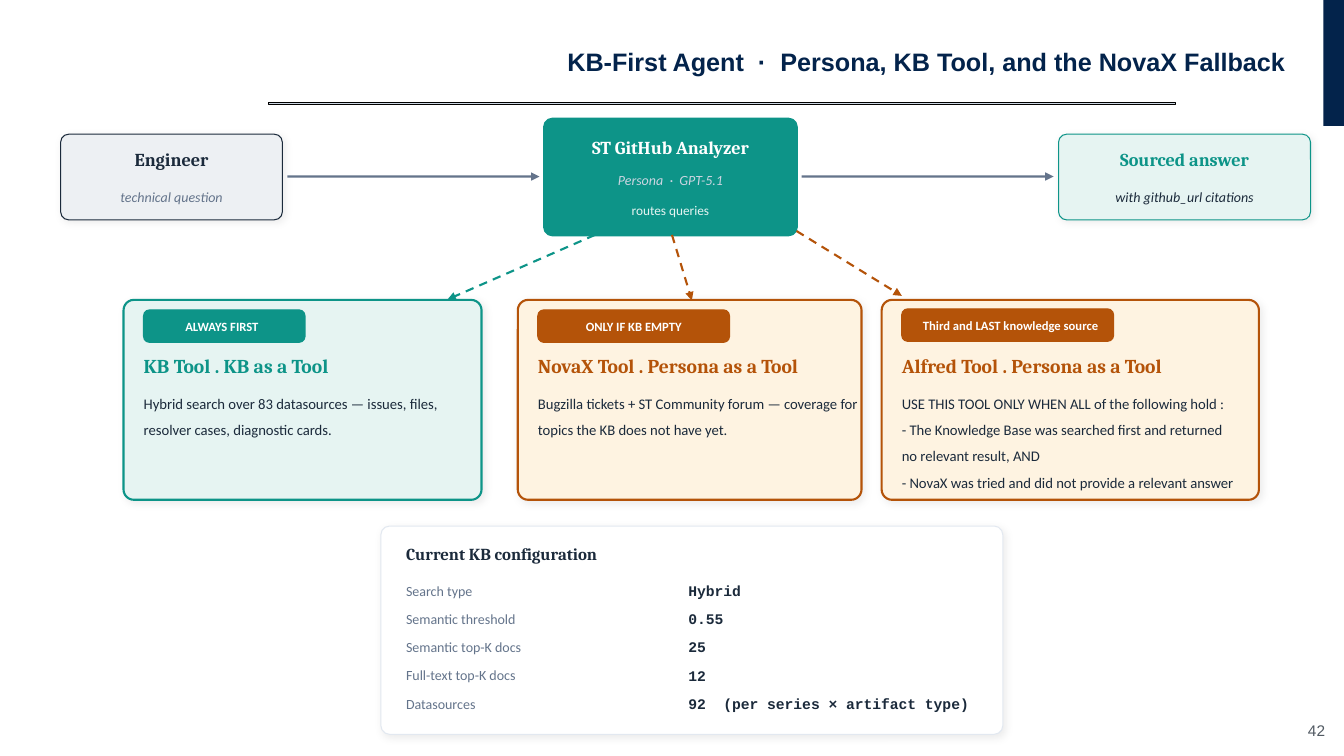
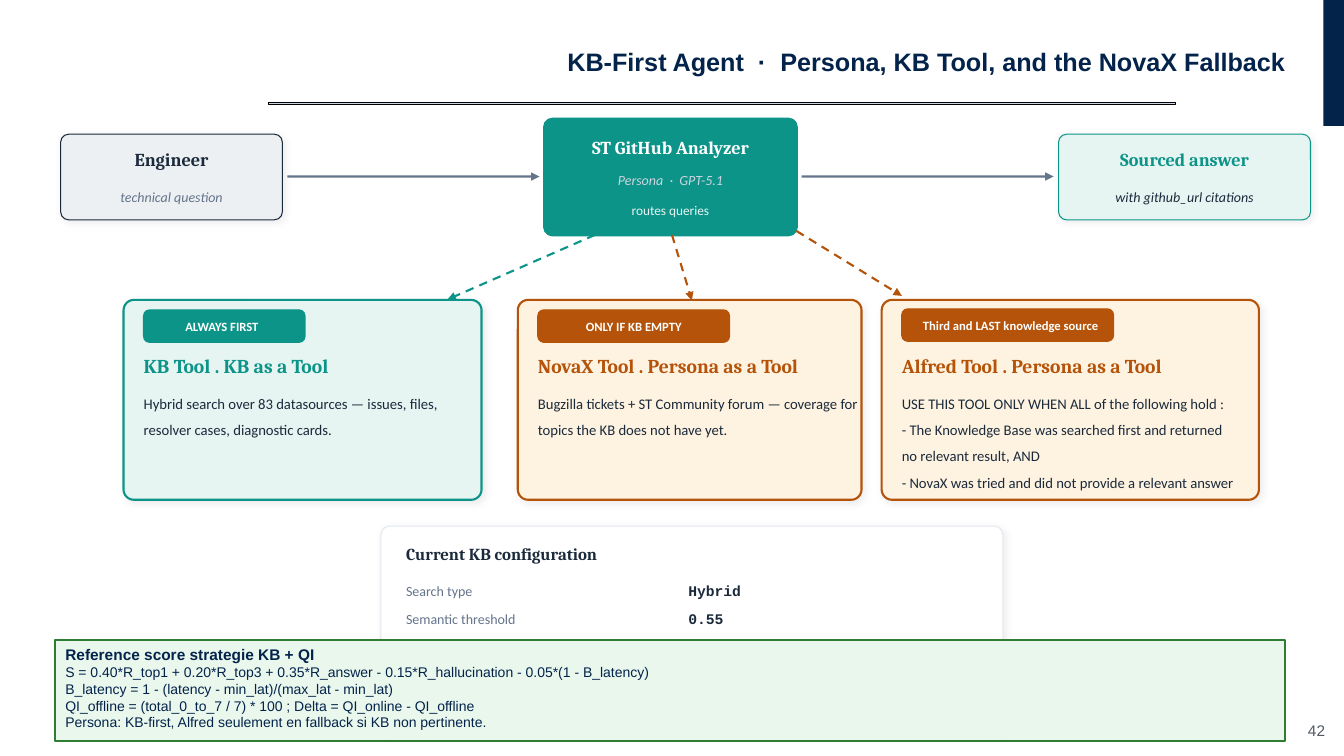
Before and after one commit to ALABSTM/stm32cube-gh-kb-pipeline, a slide deck: slide 42 of docs/STM32Cube_worshopF1.pptx. Drawn at 1344x756 pixels with LibreOffice and Linux fonts; fonts in the diff are those of the drawing; background and template pictures are left out. Boxes give left, top, right and bottom in pixels: in the first picture for what was removed or moved away, otherwise in the second. Text is boxed around its words. In the diff, an @@ line names an element or a change of style, - is before the commit and + after.

Commit message:
docs: update workshop F1 automation/evaluation slides

```diff
--- a/docs/STM32Cube_worshopF1.pptx
+++ b/docs/STM32Cube_worshopF1.pptx
@@ rectangle added at (x1=55, y1=640, x2=1286, y2=741), fill #EAF7EC, outline #2E7D32 1.5 pt, 10 pt, text #03234B @@
+Reference score strategie KB + QI
+S = 0.40*R_top1 + 0.20*R_top3 + 0.35*R_answer - 0.15*R_hallucination - 0.05*(1 - B_latency)
+B_latency = 1 - (latency - min_lat)/(max_lat - min_lat)
+QI_offline = (total_0_to_7 / 7) * 100 ; Delta = QI_online - QI_offline
+Persona: KB-first, Alfred seulement en fallback si KB non pertinente.
@@ text removed at (x1=406, y1=670, x2=515, y2=682) @@
-Full-text top-K docs
@@ text removed at (x1=688, y1=671, x2=706, y2=681) @@
-12
@@ text removed at (x1=406, y1=700, x2=475, y2=709) @@
-Datasources
@@ text removed at (x1=688, y1=698, x2=969, y2=712) @@
-92 (per series × artifact type)
```
Also in this commit, not shown: 2 other slides changed, 3 slides removed, 3 other files.
